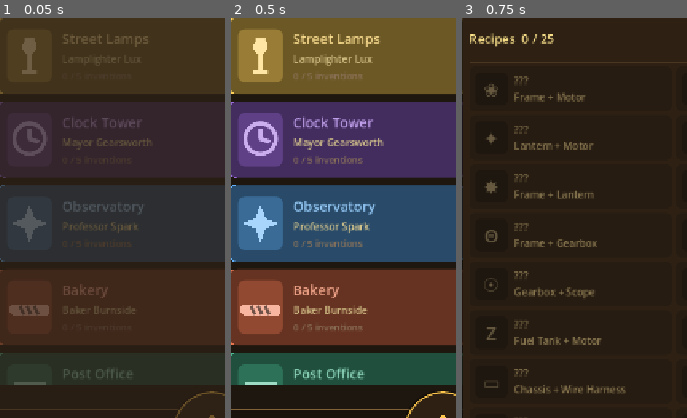
Above: before the commit, frames 1-3 (left to right).
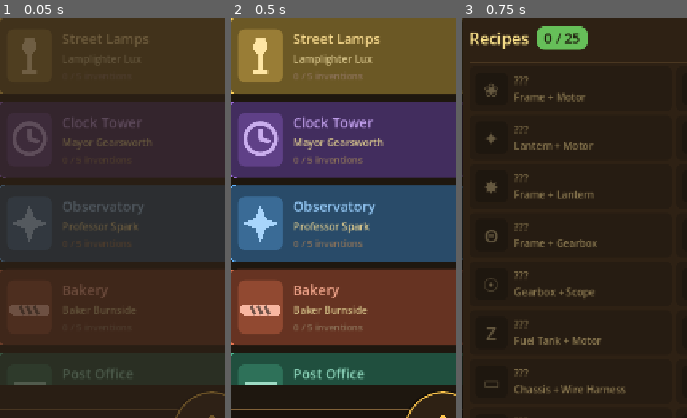
Above: after the commit, the same moments.

Repository: JFun/tinker-lab
Game: Godot game, scene res://scenes/main.tscn
Same seed, same stepped clock (60 frames per second), same inputs: the game is played once before the commit and once after it.
Inputs:
- Up to frame 1 (0.05 s): no input
- Up to frame 2 (0.5 s): no input
- Up to frame 3 (0.75 s): click "Recipes" at 0.5 s
The pictures show only the part of the screen within x 3-53%, y 7-57%; the shares and areas given below are measured in that part.

Frames 1-2 are identical in both runs. In frame 3, 1.9% of the frame differs, in the area x 3-56%, y 2-8%.

Commit message:
Make Recipes book tally a noticeable green badge
The tutorial points players to the Recipes tab "for your tally," but the
count was rendered at 20pt in the same color/weight as the word "Recipes"
so it blended in and players missed it. Split the header into a 26pt
"Recipes" title plus a green progress pill ("6 / 25") that draws the eye,
with the close button pushed to the far right.

Co-Authored-By: Claude Opus 4.7 <noreply@anthropic.com>

Diff:
--- a/scenes/invention_book.gd
+++ b/scenes/invention_book.gd
@@ -32,16 +32,38 @@
 	v.add_theme_constant_override("separation", 6)
 	panel.add_child(v)
 
-	# Header row: title + close X
+	# Header row: title + progress badge + close X. The count gets its own
+	# green "pill" so players actually notice their tally (the tutorial points
+	# here for it) instead of it blending into the title text.
 	var header := HBoxContainer.new()
+	header.add_theme_constant_override("separation", 12)
 	v.add_child(header)
 	var title := Label.new()
-	title.add_theme_font_size_override("font_size", 20)
+	title.add_theme_font_size_override("font_size", 26)
 	title.add_theme_color_override("font_color", Color(1, 0.90, 0.55))
-	title.size_flags_horizontal = Control.SIZE_EXPAND_FILL
+	title.text = "Recipes"
+	header.add_child(title)
+
 	var total := Items.all_inventions().size()
-	title.text = "Recipes  %d / %d" % [GameState.discovered.size(), total]
-	header.add_child(title)
+	var badge := PanelContainer.new()
+	var badge_sb := StyleBoxFlat.new()
+	badge_sb.bg_color = Color(0.40, 0.75, 0.35)
+	badge_sb.set_corner_radius_all(13)
+	badge_sb.content_margin_left = 12; badge_sb.content_margin_right = 12
+	badge_sb.content_margin_top = 3; badge_sb.content_margin_bottom = 3
+	badge.add_theme_stylebox_override("panel", badge_sb)
+	badge.size_flags_vertical = Control.SIZE_SHRINK_CENTER
+	var count := Label.new()
+	count.add_theme_font_size_override("font_size", 22)
+	count.add_theme_color_override("font_color", Color(0.10, 0.08, 0.03))
+	count.text = "%d / %d" % [GameState.discovered.size(), total]
+	badge.add_child(count)
+	header.add_child(badge)
+
+	# Spacer pushes the close button to the far right.
+	var header_spacer := Control.new()
+	header_spacer.size_flags_horizontal = Control.SIZE_EXPAND_FILL
+	header.add_child(header_spacer)
 
 	var close := Button.new()
 	close.text = "✕"
